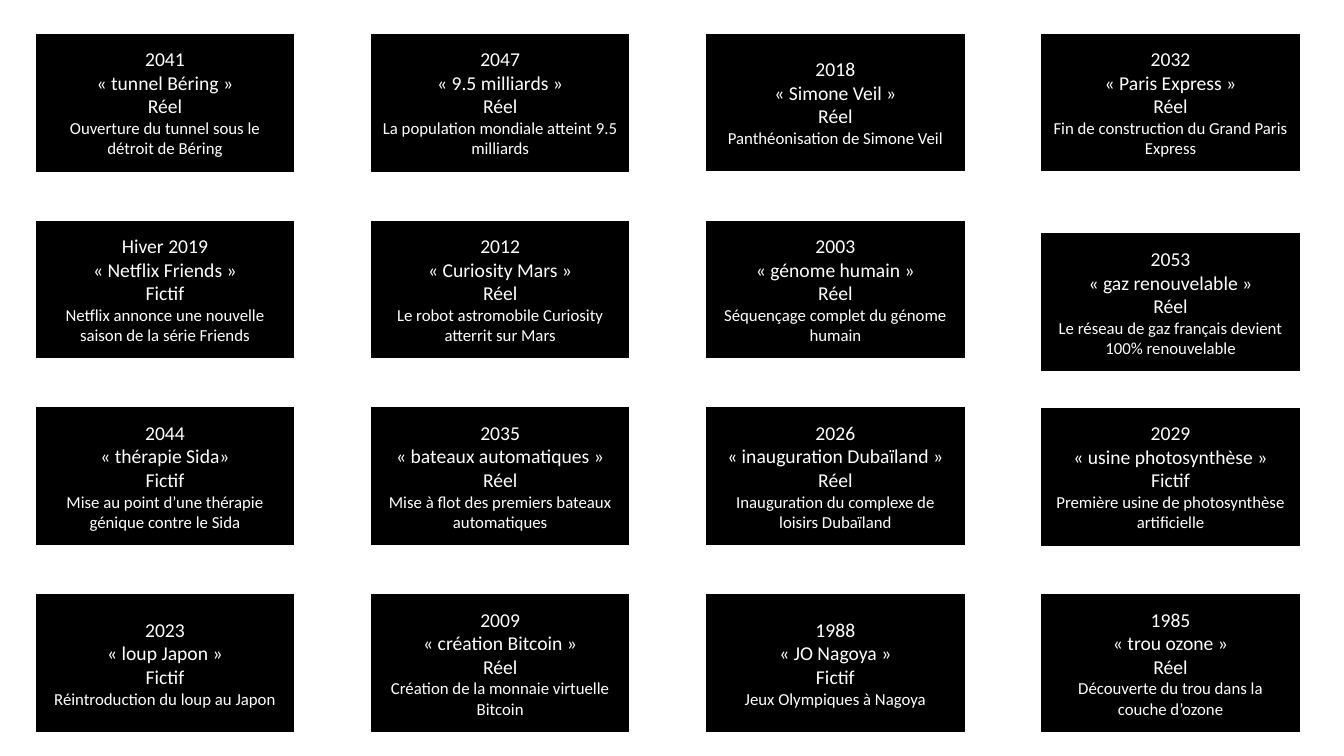
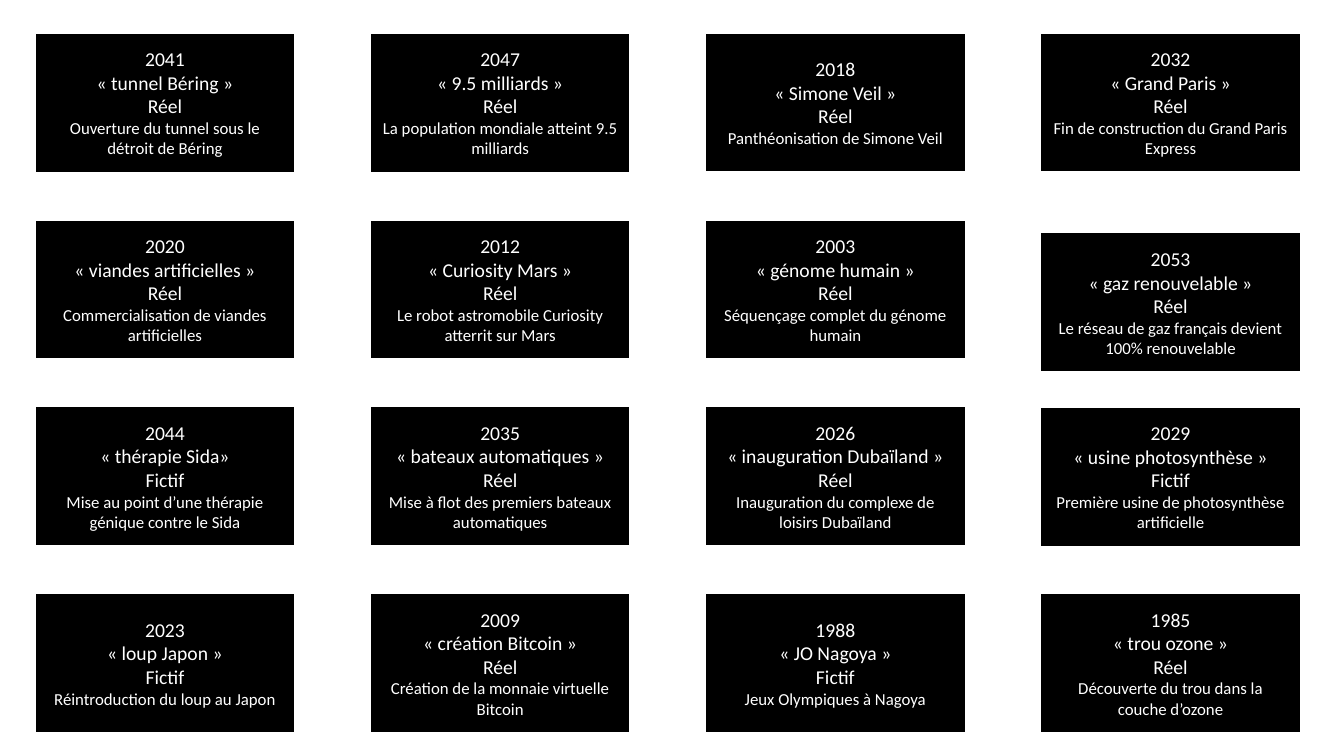
Before and after one commit to Anosaw/PCBS_Self-projection_in_MTT, a slide deck: slide 2 of documents/participant_event_list2.pptx. Drawn at 1344x756 pixels with LibreOffice and Linux fonts; fonts in the diff are those of the drawing. Boxes give left, top, right and bottom in pixels: in the first picture for what was removed or moved away, otherwise in the second. Text is boxed around its words. In the diff, an @@ line names an element or a change of style, - is before the commit and + after.

```diff
--- a/documents/participant_event_list2.pptx
+++ b/documents/participant_event_list2.pptx
@@ text in rectangle at [1125,76,1216,90]: text changed @@
-« Paris Express »
+« Grand Paris »
@@ text in rectangle at [63,240,266,341]: text changed @@
-Hiver 2019
-« Netflix Friends »
-Fictif
-Netflix annonce une nouvelle saison de la série Friends
+2020
+« viandes artificielles »
+Réel
+Commercialisation de viandes artificielles
```
Also in this commit, not shown: 1 other slide changed, 36 other files.
